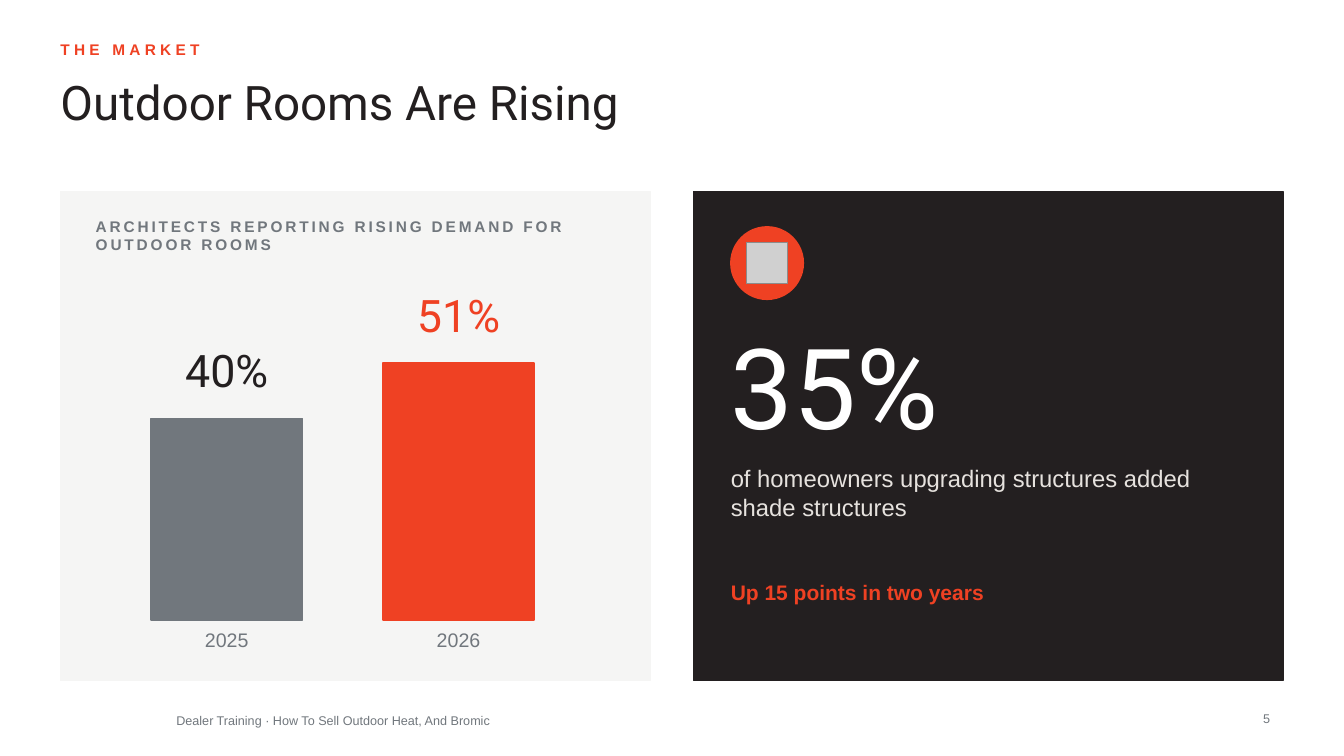
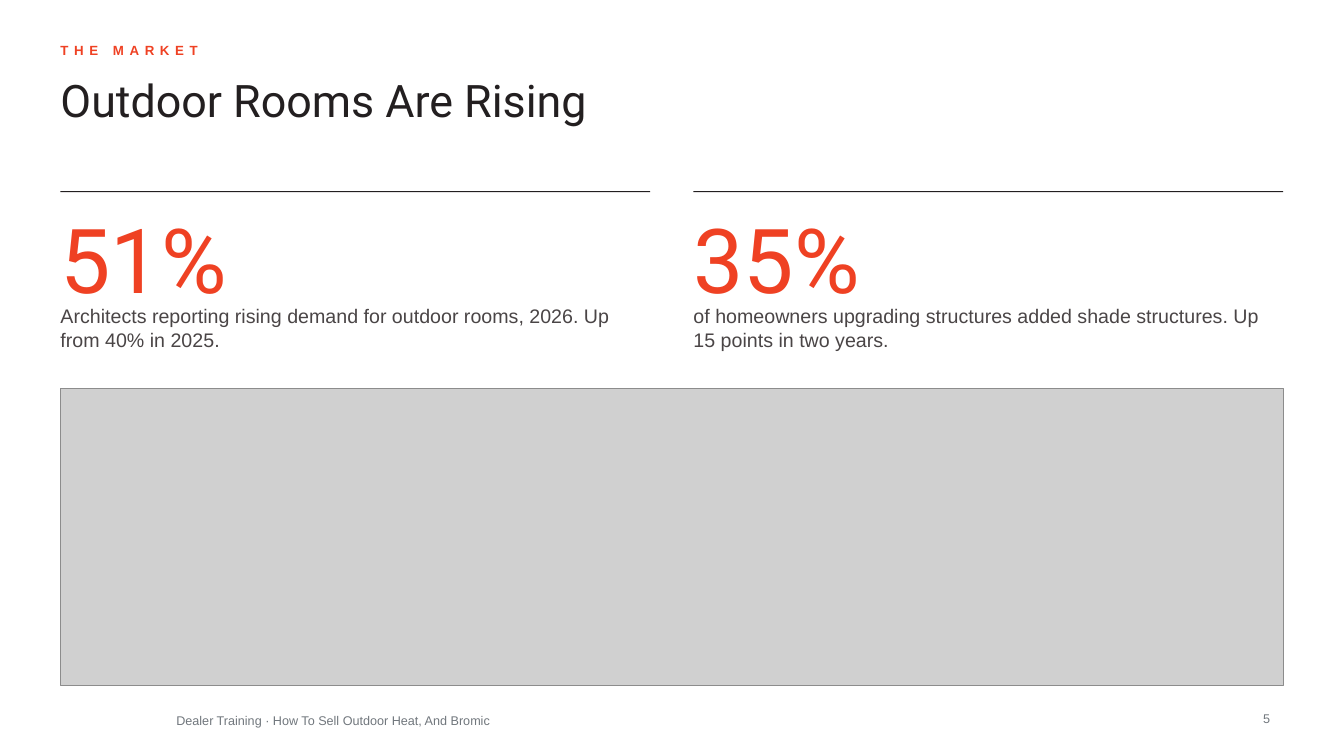
Before and after one commit to aayuvis/Bromic_Marketing, a slide deck: slide 5 of decks/training/out/Bromic-Dealer-How-To-Sell-Outdoor-Heat.pptx. Drawn at 1344x756 pixels with LibreOffice and Linux fonts; fonts in the diff are those of the drawing; grey boxes stand for pictures; background and template pictures are left out. Boxes give left, top, right and bottom in pixels: in the first picture for what was removed or moved away, otherwise in the second. Text is boxed around its words. In the diff, an @@ line names an element or a change of style, - is before the commit and + after.

```diff
--- a/decks/training/out/Bromic-Dealer-How-To-Sell-Outdoor-Heat.pptx
+++ b/decks/training/out/Bromic-Dealer-How-To-Sell-Outdoor-Heat.pptx
@@ text "THE MARKET" at bbox=[60, 42, 1069, 71]: size 11 to 9.5 pt, letter spacing 3 to 4 pt @@
@@ title "Outdoor Rooms Are Rising" at bbox=[60, 83, 586, 127]: size 34 to 32 pt @@
@@ text "51%": place and size @@
-text "51%" at bbox=[417, 299, 500, 333]
+text "51%" at bbox=[60, 228, 226, 314]
@@ text "51%" at bbox=[60, 228, 226, 314]: size 32 to 64 pt; alignment centre to left @@
@@ rectangle removed at bbox=[60, 192, 650, 681] @@
@@ line added from (60, 192) to (650, 192), #231F20 0.75 pt @@
@@ text "35%": place and size @@
-text "35%" at bbox=[731, 348, 939, 430]
+text "35%" at bbox=[693, 228, 859, 314]
@@ text "35%" at bbox=[693, 228, 859, 314]: size 80 to 64 pt, text colour #FFFFFF to #EF4123 @@
@@ rectangle removed at bbox=[694, 192, 1284, 681] @@
@@ line added from (694, 192) to (1284, 192), #231F20 0.75 pt @@
@@ ellipse removed at bbox=[731, 227, 804, 299] @@
@@ picture removed at bbox=[747, 243, 787, 283] @@
@@ text at bbox=[60, 308, 609, 347]: text changed; size 11 to 14 pt; text colour #71777D to #4A4546; bold off @@
-ARCHITECTS REPORTING RISING DEMAND FOR OUTDOOR ROOMS
+Architects reporting rising demand for outdoor rooms, 2026. Up from 40% in 2025.
@@ text at bbox=[693, 308, 1258, 351]: text changed; size 17 to 14 pt; text colour #E6E2DE to #4A4546 @@
-of homeowners upgrading structures added shade structures
+of homeowners upgrading structures added shade structures. Up 15 points in two years.
@@ text removed at bbox=[185, 354, 268, 388] @@
-40%
@@ picture added at bbox=[60, 388, 1284, 686] @@
@@ rectangle removed at bbox=[383, 363, 534, 620] @@
@@ rectangle removed at bbox=[151, 418, 302, 620] @@
@@ text removed at bbox=[731, 584, 984, 605] @@
-Up 15 points in two years
@@ text removed at bbox=[205, 633, 249, 647] @@
-2025
@@ text removed at bbox=[437, 633, 481, 647] @@
-2026
```
Also in this commit, not shown: 28 other slides changed, 58 other files.
